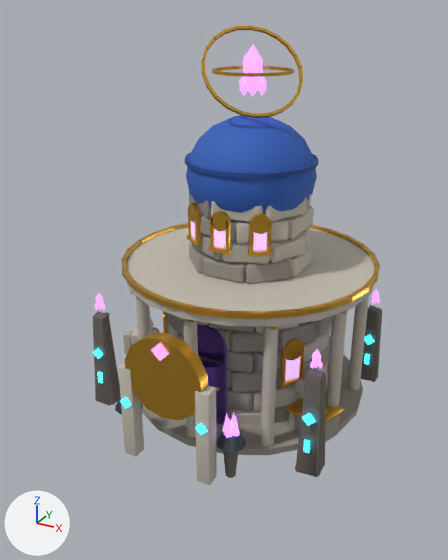
One commit to the glTF model modele3d/export/mapa/budynek_fuzji_poz19.glb: the scene before it, then after it.
The view is the same before and after, from a 50 mm camera at (6.66, -12.49, 9.74) aimed at (0.0, -0.38, 3.68). Arrows for +X, +Y and +Z are at lower left; the lights stay in place. The first picture is the older version. Vertices at exactly the same position are counted once.

The scene before the commit, as lines of its bpy script (objects in view):
```python
me_budynek_fuzji_poz19 = bpy.data.meshes.new('budynek_fuzji_poz19')
me_budynek_fuzji_poz19.from_pydata(...)  # 7596 vertices, 13920 faces; spans x -3.28..3.28, y -3.22..4.28, z -0.02..9.35
me_budynek_fuzji_poz19.materials.append(mat_mapa_stone_dark)  # dark grey #6d665e
me_budynek_fuzji_poz19.materials.append(mat_mapa_stone)  # grey #9a948a
me_budynek_fuzji_poz19.materials.append(mat_mapa_stone_light)  # light grey #c4bdaf
me_budynek_fuzji_poz19.materials.append(mat_mapa_gold)  # orange #e0ac3c
me_budynek_fuzji_poz19.materials.append(mat_mapa_roof)  # blue #2f5fb8
me_budynek_fuzji_poz19.materials.append(mat_mapa_roof_dark)  # blue #234a94
me_budynek_fuzji_poz19.materials.append(mat_mapa_magic_dark)  # dark purple #4b2a78
me_budynek_fuzji_poz19.materials.append(mat_mapa_iron)  # greyish blue #4d545c
me_budynek_fuzji_poz19.materials.append(mat_mapa_magic_soft)  # purple #c9a0ff, glowing purple #c9a0ff
me_budynek_fuzji_poz19.materials.append(mat_mapa_magic)  # purple #b46cff, glowing purple #b46cff
me_budynek_fuzji_poz19.materials.append(mat_mapa_rune)  # cyan #2fd0ff, glowing cyan #2fd0ff
ob_budynek_fuzji_poz19 = bpy.data.objects.new('budynek_fuzji_poz19', me_budynek_fuzji_poz19)
ob_budynek_fuzji_poz19.location = (0.0, 0.0, 0.0)
```
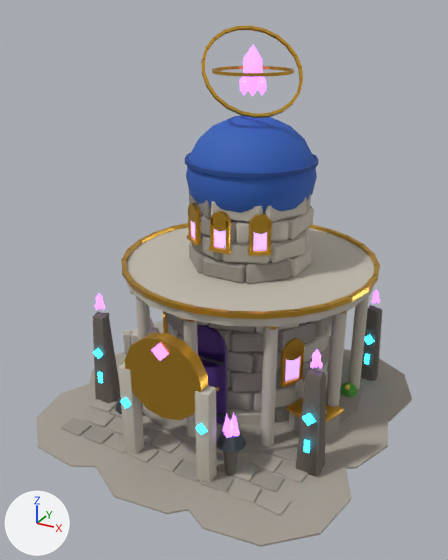
Diff of the bpy script that builds the scene:
```diff
--- a/modele3d/export/mapa/budynek_fuzji_poz19.glb.py
+++ b/modele3d/export/mapa/budynek_fuzji_poz19.glb.py
@@ me_budynek_fuzji_poz19 @@
-me_budynek_fuzji_poz19.from_pydata(...)  # 7596 vertices, 13920 faces; spans x -3.28..3.28, y -3.22..4.28, z -0.02..9.35
+me_budynek_fuzji_poz19.from_pydata(...)  # 9120 vertices, 16664 faces; spans x -4.44..4.32, y -4.46..4.55, z -0.14..9.35
+# me_budynek_fuzji_poz19 part 1: a new loose piece, a 10-sided cylinder along z spanning x -4.185..-0.427, y -4.168..-0.449, z 0.005..0.045, in mat_mapa_paving (grey #a8a196)
+# me_budynek_fuzji_poz19 part 2: a new loose piece, a 10-sided cylinder along z spanning x -4.217..-0.703, y -2.036..1.574, z 0.004..0.046, in mat_mapa_paving (grey #a8a196)
+# me_budynek_fuzji_poz19 part 3: a new loose piece, a 10-sided cylinder along z spanning x -4.438..-0.287, y 0.056..4.094, z 0.003..0.047, in mat_mapa_paving (grey #a8a196)
+# me_budynek_fuzji_poz19 part 4: a new loose piece, a 10-sided cylinder along z spanning x -2.1..2.014, y -4.463..-0.411, z 0.004..0.046, in mat_mapa_paving (grey #a8a196)
+# me_budynek_fuzji_poz19 part 5: a new loose piece, a 10-sided cylinder along z spanning x 0.035..4.055, y -4.302..-0.324, z 0.003..0.047, in mat_mapa_paving (grey #a8a196)
+# me_budynek_fuzji_poz19 part 6: a new loose piece, a 10-sided cylinder along z spanning x 0.449..4.269, y -1.675..2.019, z 0.002..0.048, in mat_mapa_paving (grey #a8a196)
+# me_budynek_fuzji_poz19 part 7: a new loose piece, a 10-sided cylinder along z spanning x 0.312..4.318, y 0.166..4.096, z 0.001..0.049, in mat_mapa_paving (grey #a8a196)
+# me_budynek_fuzji_poz19 part 8: 1224 vertices added at x -3.44..2.97, y -3.27..3.05, z -0.13..0.53
+# me_budynek_fuzji_poz19 part 9: 24 vertices added at x 2.5..3.01, y 1.38..1.86, z -0.08..0.5
+# other edits to the shape of me_budynek_fuzji_poz19 do not show in these pictures
 me_budynek_fuzji_poz19.materials.append(mat_mapa_stone_dark)
@@ me_budynek_fuzji_poz19 @@
 me_budynek_fuzji_poz19.materials.append(mat_mapa_rune)
+me_budynek_fuzji_poz19.materials.append(mat_mapa_paving)  # grey #a8a196
+me_budynek_fuzji_poz19.materials.append(mat_mapa_leaves)  # green #4f9a3a
+me_budynek_fuzji_poz19.materials.append(mat_mapa_flower_y)  # yellow #f2d04a
+me_budynek_fuzji_poz19.materials.append(mat_mapa_flower_r)  # red #e04848
```

Boxes (x1, y1, x2, y2) around the edits, measured in the pictures (448 x 560 px):
'budynek_fuzji_poz19', reshaped (30% wider, 13% taller): before (93, 25, 382, 485); after (36, 25, 412, 547)
part 1 of me_budynek_fuzji_poz19, added: after (36, 384, 122, 467)
part 2 of me_budynek_fuzji_poz19, added: after (87, 352, 146, 416)
part 3 of me_budynek_fuzji_poz19, added (mostly hidden): after (153, 320, 164, 332)
part 4 of me_budynek_fuzji_poz19, added: after (93, 412, 191, 514)
part 5 of me_budynek_fuzji_poz19, added: after (174, 445, 351, 547)
part 6 of me_budynek_fuzji_poz19, added: after (269, 420, 388, 469)
part 7 of me_budynek_fuzji_poz19, added: after (343, 349, 412, 426)
part 8 of me_budynek_fuzji_poz19, added: after (61, 361, 327, 516)
part 9 of me_budynek_fuzji_poz19, added: after (340, 383, 358, 397)
